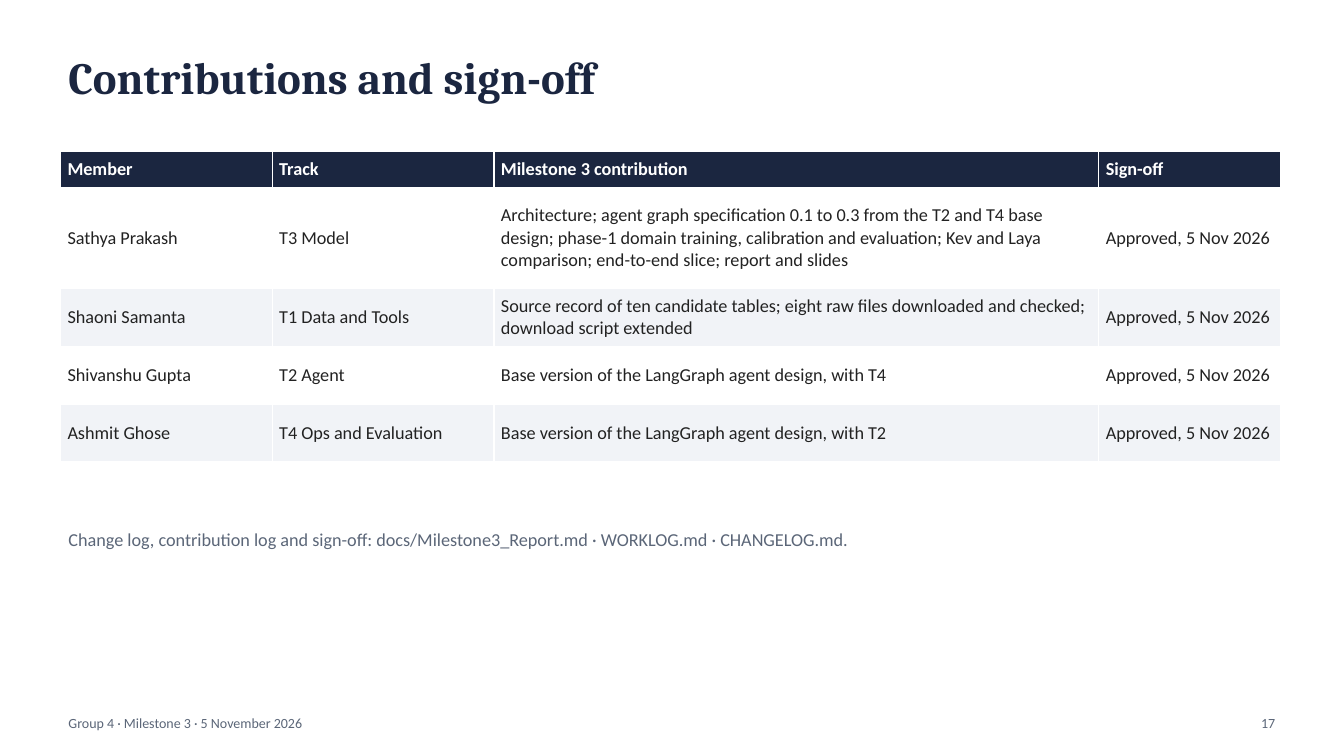
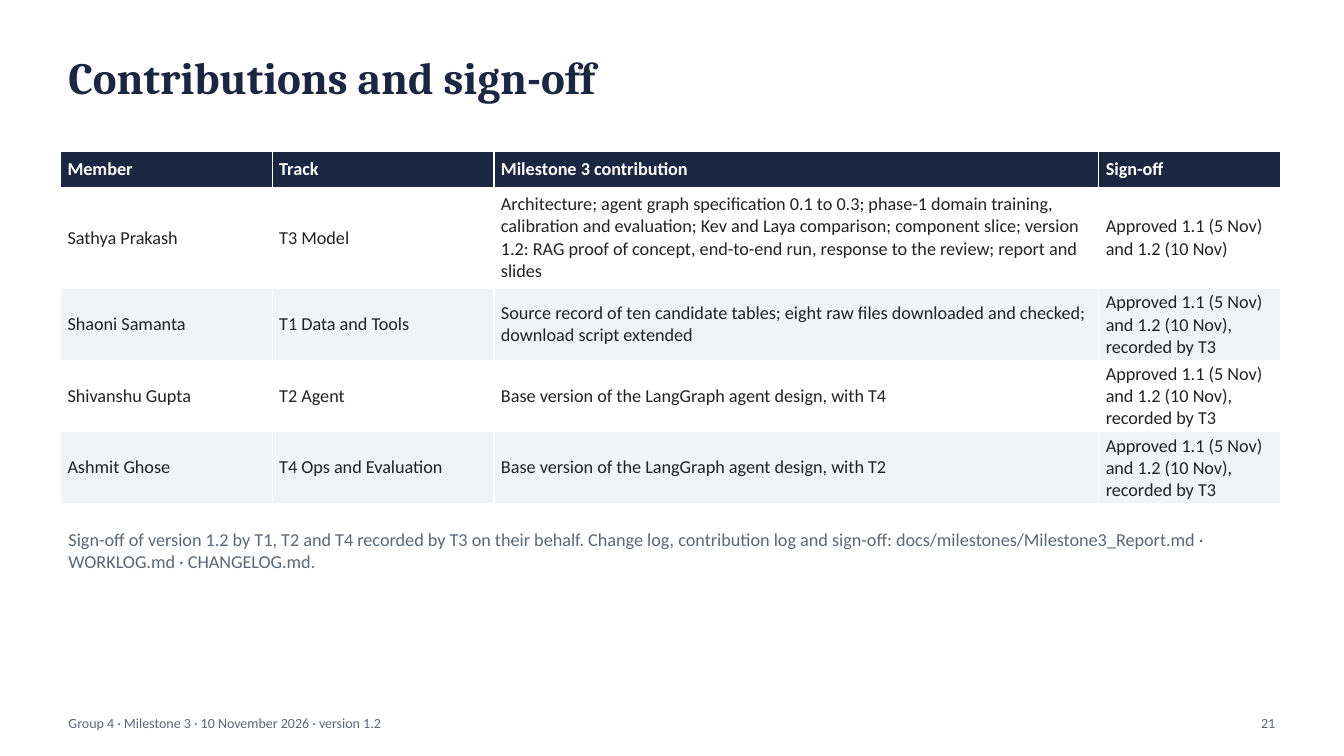
Before and after one commit to sathyaIITM/Group-4-DS-and-AI-Lab-Project, a slide deck: slide 21 of docs/milestones/Milestone3_TA_Presentation.pptx (slide 17 before the commit). Drawn at 1344x756 pixels with LibreOffice and Linux fonts; fonts in the diff are those of the drawing. Boxes give left, top, right and bottom in pixels: in the first picture for what was removed or moved away, otherwise in the second. Text is boxed around its words. In the diff, an @@ line names an element or a change of style, - is before the commit and + after.

Commit message:
DOC: Milestone 3 v1.2 final: slides, sign-off, items moved to Milestone 4, file links in the report; pin the embedding model and pgvector image, record run metadata, add the repeat run and a lock file.

```diff
--- a/docs/milestones/Milestone3_TA_Presentation.pptx
+++ b/docs/milestones/Milestone3_TA_Presentation.pptx
@@ table at (60,151,1280,503) @@
-row 2, column 3: Architecture; agent graph specification 0.1 to 0.3 from the T2 and T4 base design; phase-1 domain training, calibration and evaluation; Kev and Laya comparison; end-to-end slice; report and slides
+row 2, column 3: Architecture; agent graph specification 0.1 to 0.3; phase-1 domain training, calibration and evaluation; Kev and Laya comparison; component slice; version 1.2: RAG proof of concept, end-to-end run, response to the review; report and slides
-row 2, column 4: Approved, 5 Nov 2026
+row 2, column 4: Approved 1.1 (5 Nov) and 1.2 (10 Nov)
-row 3, column 4: Approved, 5 Nov 2026
+row 3, column 4: Approved 1.1 (5 Nov) and 1.2 (10 Nov), recorded by T3
-row 4, column 4: Approved, 5 Nov 2026
+row 4, column 4: Approved 1.1 (5 Nov) and 1.2 (10 Nov), recorded by T3
-row 5, column 4: Approved, 5 Nov 2026
+row 5, column 4: Approved 1.1 (5 Nov) and 1.2 (10 Nov), recorded by T3
@@ text at (68,533,1195,568): text changed @@
-Change log, contribution log and sign-off: docs/Milestone3_Report.md · WORKLOG.md · CHANGELOG.md.
+Sign-off of version 1.2 by T1, T2 and T4 recorded by T3 on their behalf. Change log, contribution log and sign-off: docs/milestones/Milestone3_Report.md · WORKLOG.md · CHANGELOG.md.
@@ text at (68,718,381,730): text changed @@
-Group 4 · Milestone 3 · 5 November 2026
+Group 4 · Milestone 3 · 10 November 2026 · version 1.2
@@ text at (1261,719,1275,728): text changed @@
-17
+21
```
Also in this commit, not shown: 16 other slides changed, 4 slides added, 10 other files.
